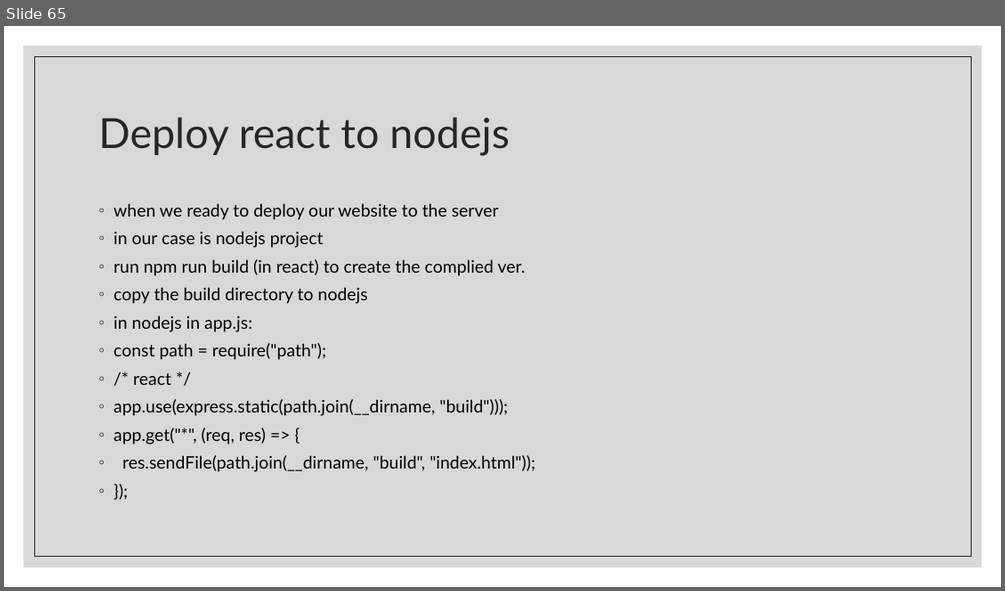
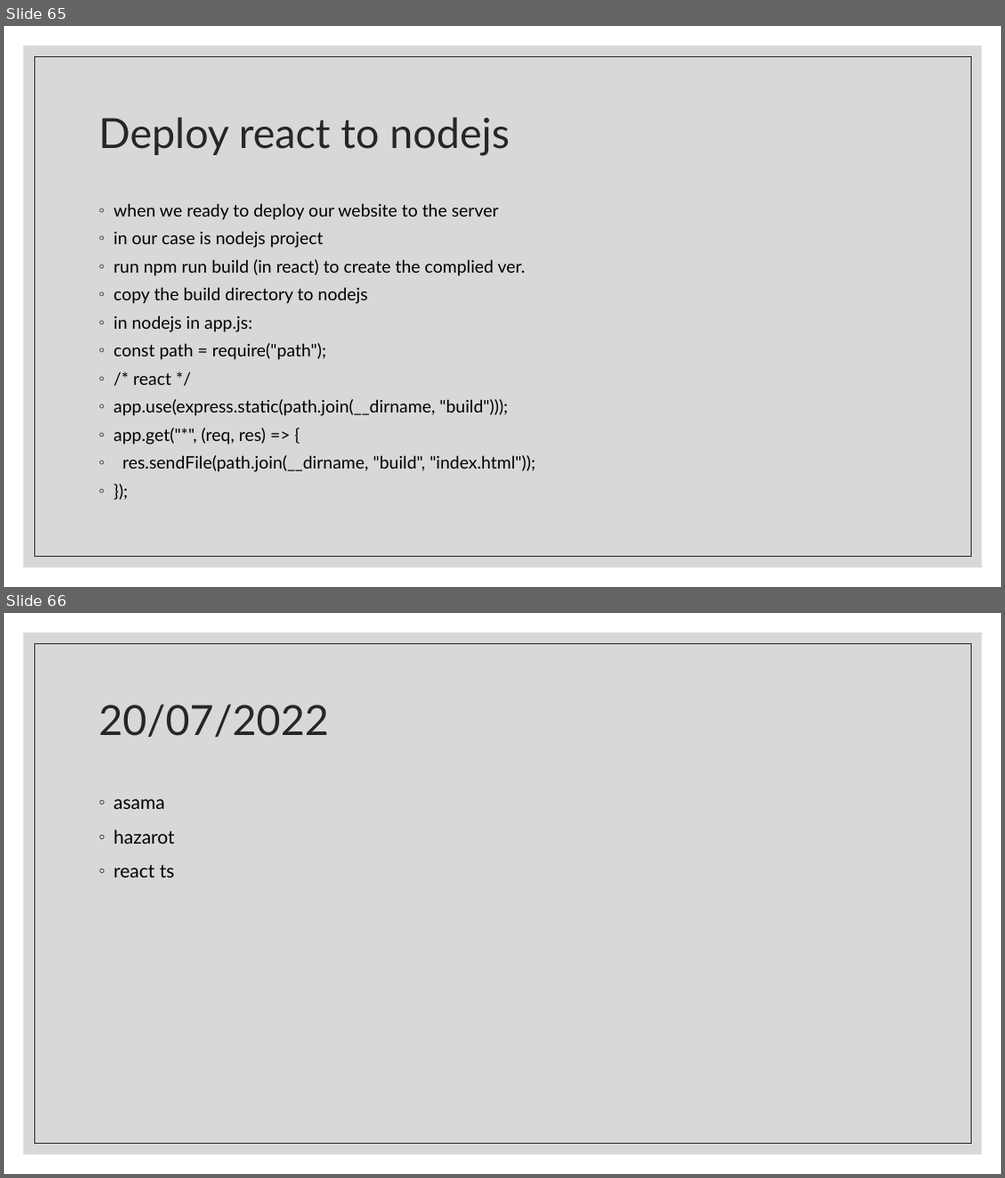
Before and after one commit to Rlss91/ht_W011121MR_morning_first-project, a slide deck: docs/React.pptx. Shown one above the other, each under a label of ours: slide 65 before the commit, slides 65 and 66 after it. The pictures are 1005x591 and 1005x1178 pixels, drawn with LibreOffice and Linux fonts; fonts in the diff are those of the drawing. Boxes give left, top, right and bottom in pixels: in the first picture for what was removed or moved away, otherwise in the second. Text is boxed around its words. In the diff, an @@ line names an element or a change of style, - is before the commit and + after.

```diff
--- a/docs/React.pptx
+++ b/docs/React.pptx
@@ slide 66 added at box(4, 613, 1001, 1174), background #FFFFFF; not listed: 2 template elements that a slide beside it also shows @@
@@ title added at box(98, 704, 328, 737), 40 pt, text #262626 @@
+20/07/2022
@@ text added at box(113, 799, 175, 877), 18 pt, text #000000 @@
+◦ asama
+◦ hazarot
+◦ react ts
```
Also in this commit, not shown: 3 other files.
